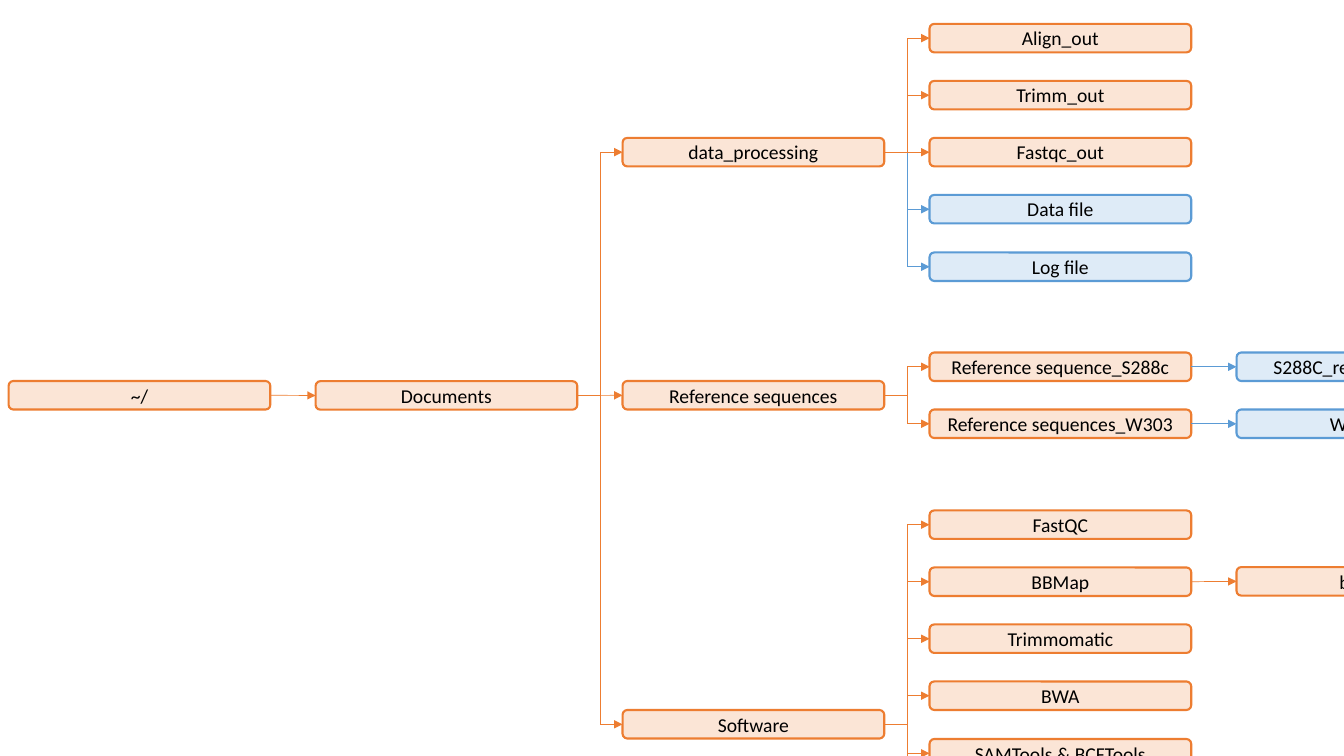
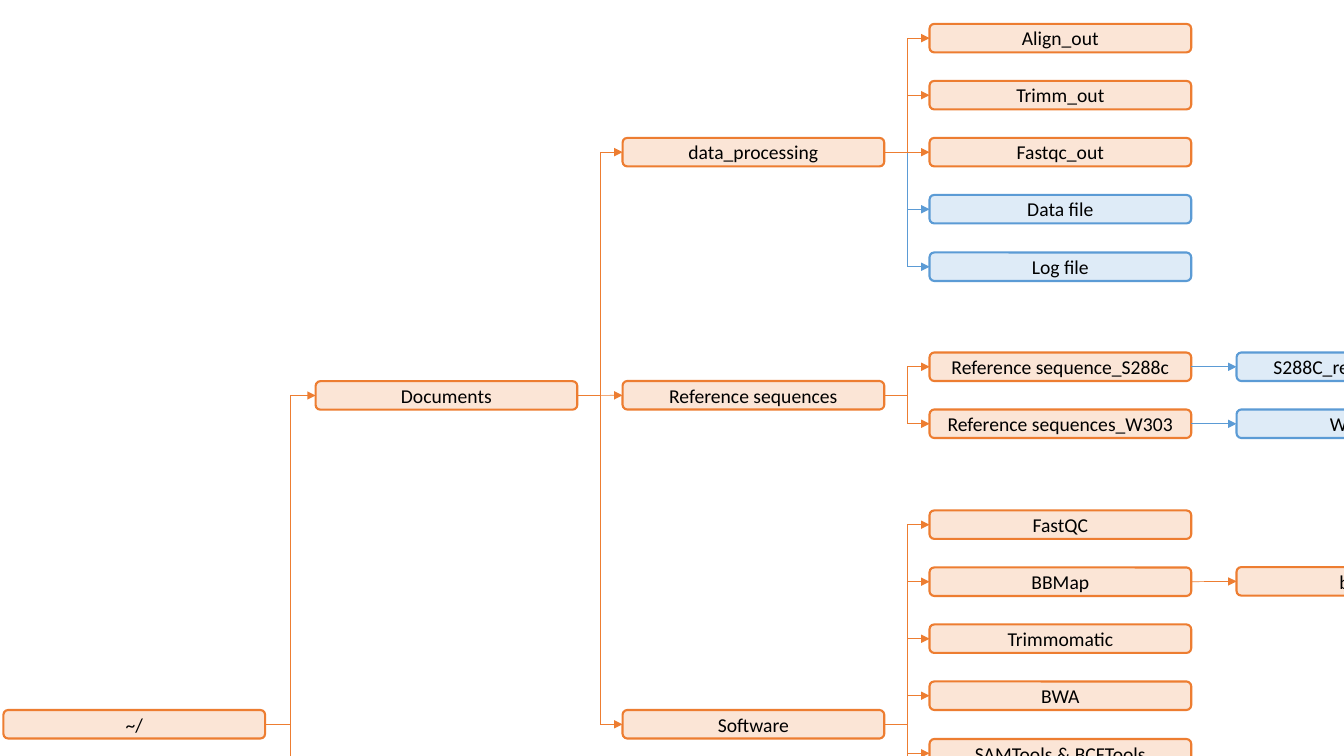
Before and after one commit to Gregory94/LaanLab-SATAY-DataAnalysis, a slide deck: slide 1 of docs/media/Folder_Structure_VM.pptx. Drawn at 1344x756 pixels with LibreOffice and Linux fonts; fonts in the diff are those of the drawing. Boxes give left, top, right and bottom in pixels: in the first picture for what was removed or moved away, otherwise in the second. Text is boxed around its words. In the diff, an @@ line names an element or a change of style, - is before the commit and + after.

```diff
--- a/docs/media/Folder_Structure_VM.pptx
+++ b/docs/media/Folder_Structure_VM.pptx
@@ elbow arrow added from (265, 725) to (316, 395), #ED7D31 0.5 pt @@
@@ arrow removed from (270, 395) to (316, 395) @@
@@ rounded rectangle "~/": place and size @@
-rounded rectangle "~/" at (9, 381, 271, 409)
+rounded rectangle "~/" at (3, 710, 265, 738)
@@ elbow arrow added from (265, 725) to (316, 756), #ED7D31 0.5 pt @@
```
Also in this commit, not shown: 8 other files.
